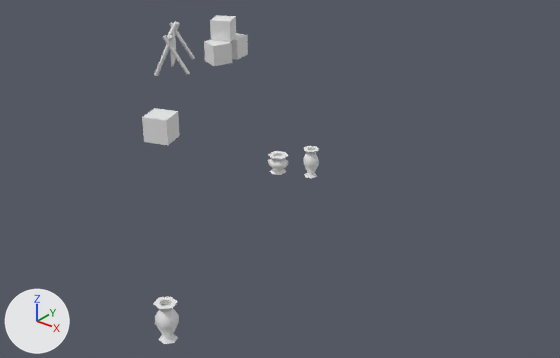
Renders of the COLLADA model binaries/data/mods/public/art/meshes/props/kart_civiccentre_a.dae from each side of a commit.
The view is the same before and after, from a 50 mm camera at (0.682, -0.725, 0.438) aimed at (0.082, 0.024, -0.026). Arrows for +X, +Y and +Z are at lower left; the lights stay in place.

Names of what the first picture shows: 'Object09-Pivot'.
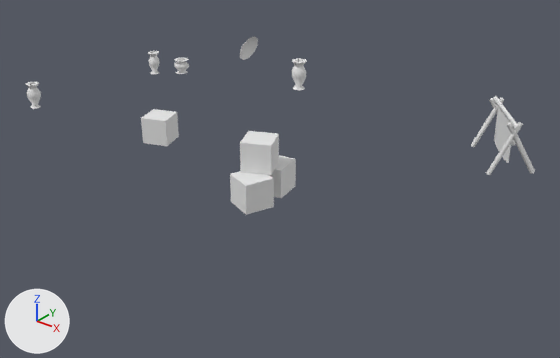
Location of each change, (x1, y1, x2, y2) in pixels of the pictures (560 x 358 px; the box of a moved part takes in the faces that stretch with it):
'Object09-Pivot', reshaped, moved, turned, rescaled
    before: (142, 15, 319, 344)
    after: (26, 36, 535, 215)
part 1 of me_object09mesh, moved or reshaped
    before: (204, 40, 232, 66)
    after: (141, 109, 179, 146)
part 2 of me_object09mesh, moved or reshaped
    before: (268, 151, 289, 175)
    after: (174, 57, 189, 74)
part 3 of me_object09mesh, moved or reshaped
    before: (303, 146, 319, 178)
    after: (148, 51, 159, 74)
part 4 of me_object09mesh, moved or reshaped
    before: (153, 296, 179, 344)
    after: (26, 82, 41, 109)
part 5 of me_object09mesh, moved or reshaped (not visible before)
    after: (494, 105, 511, 163)
part 6 of me_object09mesh, moved or reshaped (not visible afterwards)
    before: (170, 29, 176, 67)
part 7 of me_object09mesh, moved or reshaped
    before: (166, 21, 176, 41)
    after: (493, 96, 520, 131)
part 8 of me_object09mesh, moved or reshaped
    before: (154, 35, 174, 76)
    after: (507, 122, 535, 174)
part 9 of me_object09mesh, moved or reshaped
    before: (162, 35, 190, 75)
    after: (486, 122, 523, 175)
part 10 of me_object09mesh, moved or reshaped
    before: (164, 22, 180, 61)
    after: (470, 98, 504, 147)
part 11 of me_object09mesh, moved or reshaped
    before: (169, 22, 195, 60)
    after: (489, 98, 516, 146)
part 12 of me_object09mesh, moved or reshaped
    before: (231, 33, 248, 59)
    after: (230, 171, 274, 215)
part 13 of me_object09mesh, moved or reshaped
    before: (210, 15, 236, 42)
    after: (240, 131, 279, 175)
part 14 of me_object09mesh, moved or reshaped
    before: (142, 108, 180, 145)
    after: (270, 155, 296, 198)
part 15 of me_object09mesh, added
    after: (292, 58, 307, 90)
part 16 of me_object09mesh, added
    after: (240, 36, 258, 60)

Edits to the bpy script that builds the scene:
```text
Change me_object09mesh:
    used by ob_object09_pivot; parent = ob_object09; location = (-2.735, 0.572, -0.932)
    remove me_object09mesh.from_pydata(...)  # 254 vertices, 408 faces; spans x 1.69..4.06, y -2.05..1.11, z 0.73..1.21
    add me_object09mesh.from_pydata(...)  # 329 vertices, 538 faces; spans x -0.02..0.4, y -0.07..0.51, z -0.04..0.21
    me_object09mesh part 1: the loose piece of 8 vertices spanning x 2.13..2.4, y 0.75..0.95, z 0.76..0.98 is multiplied about its middle by the matrix ((0.093, -0.14, 0.0), (0.132, 0.087, -0.057), (0.048, 0.032, 0.158)), then moved by (-1.94, -0.72, -0.83)
    me_object09mesh part 2: the loose piece of 54 vertices spanning x 3.68..3.82, y -0.67..-0.58, z 0.75..0.89 is multiplied about its middle by the matrix ((-0.049, -0.158, 0.0), (0.148, -0.046, -0.056), (0.054, -0.017, 0.155)), then moved by (-3.63, 0.59, -0.85)
    me_object09mesh part 3: the loose piece of 54 vertices spanning x 3.92..4.03, y -0.64..-0.58, z 0.75..0.98 is multiplied about its middle by the matrix ((-0.045, -0.145, 0.0), (0.137, -0.042, -0.052), (0.05, -0.015, 0.143)), then moved by (-3.83, 0.55, -0.89)
    me_object09mesh part 4: the loose piece of 54 vertices spanning x 3.96..4.06, y -2.05..-1.98, z 0.82..1.05 is multiplied about its middle by the matrix ((-0.044, -0.146, 0.0), (0.137, -0.041, -0.052), (0.05, -0.015, 0.143)), then moved by (-3.64, 1.96, -0.95)
    me_object09mesh part 5: the loose piece of 10 vertices spanning x 1.85..2.0, y 0.53..0.79, z 0.78..1.14 is multiplied about its middle by the matrix ((-0.025, -0.164, 0.0), (0.154, -0.024, -0.057), (0.056, -0.009, 0.156)), then moved by (-1.82, -0.21, -0.79)
    me_object09mesh part 6: the loose piece of 10 vertices spanning x 1.85..2.0, y 0.53..0.79, z 0.78..1.14 is multiplied about its middle by the matrix ((-0.025, -0.164, 0.0), (0.154, -0.024, -0.057), (0.056, -0.009, 0.156)), then moved by (-1.82, -0.21, -0.79)
    me_object09mesh part 7: the loose piece of 8 vertices spanning x 1.8..2.05, y 0.46..0.85, z 1.13..1.17 is multiplied about its middle by the matrix ((-0.033, -0.215, 0.0), (0.202, -0.031, -0.075), (0.074, -0.011, 0.205)), then moved by (-1.82, -0.21, -0.95)
    me_object09mesh part 8: the loose piece of 8 vertices spanning x 1.87..2.06, y 0.45..0.52, z 0.73..1.17 is multiplied about its middle by the matrix ((-0.011, -0.132, 0.069), (0.057, -0.067, -0.12), (0.137, 0.017, 0.055)), then moved by (-1.83, 0.0, -0.77)
    me_object09mesh part 9: the loose piece of 8 vertices spanning x 1.96..2.18, y 0.48..0.56, z 0.74..1.17 is scaled about its middle by (0.0924, -0.00649, 0.161), then moved by (-1.93, -0.05, -0.78)
    me_object09mesh part 10: the loose piece of 8 vertices spanning x 1.69..1.88, y 0.76..0.84, z 0.73..1.17 is scaled about its middle by (-0.11, -0.00865, 0.154), then moved by (-1.7, -0.38, -0.79)
    me_object09mesh part 11: the loose piece of 8 vertices spanning x 1.78..2.0, y 0.79..0.87, z 0.74..1.17 is multiplied about its middle by the matrix ((-0.046, -0.142, 0.011), (0.131, -0.047, -0.055), (0.056, -0.007, 0.139)), then moved by (-1.82, -0.39, -0.79)
    me_object09mesh part 12: the loose piece of 8 vertices spanning x 2.21..2.43, y 0.95..1.11, z 0.76..0.98 is multiplied about its middle by the matrix ((-0.163, -0.039, 0.0), (0.037, -0.154, -0.057), (0.013, -0.056, 0.158)), then moved by (-1.93, -0.71, -0.76)
    me_object09mesh part 13: the loose piece of 8 vertices spanning x 2.15..2.37, y 0.87..1.03, z 0.98..1.21 is multiplied about its middle by the matrix ((-0.048, -0.161, 0.0), (0.151, -0.045, -0.057), (0.055, -0.016, 0.158)), then moved by (-1.9, -0.65, -0.96)
    me_object09mesh part 14: the loose piece of 8 vertices spanning x 2.62..2.83, y -0.56..-0.41, z 0.76..0.98 is multiplied about its middle by the matrix ((-0.019, -0.167, 0.0), (0.157, -0.018, -0.057), (0.057, -0.007, 0.158)), then moved by (-2.38, 0.8, -0.76)
    me_object09mesh part 15: the loose piece of 54 vertices spanning x 3.68..3.82, y -0.67..-0.58, z 0.75..0.89 is copied, and the copy is multiplied about its middle by the matrix ((-0.007, -0.192, 0.0), (0.18, -0.007, -0.066), (0.066, -0.002, 0.18)), then moved by (-3.49, 0.88, -0.65); it spans x 0.24..0.26, y 0.24..0.26, z 0.16..0.19
    me_object09mesh part 16: a new loose piece of 21 vertices spanning x -0.02..0.02, y 0.0, z -0.02..0.02, in mat_02___default (its picture is missing)
Change ob_object09_pivot:
    remove ob_object09_pivot.parent = ob_object09
    ob_object09_pivot.location: (-2.735, 0.572, -0.932) -> (-0.256, 0.349, 0.024)
    ob_object09_pivot.rotation_euler: (0.0, 0.0, 0.0) -> (-0.349, 0.0, -1.571)  # degrees (0, 0, 0) -> degrees (-20, 0, -90)
    ob_object09_pivot.scale: (1.0, 1.0, 1.0) -> (1.16, 1.16, 1.16)
```
